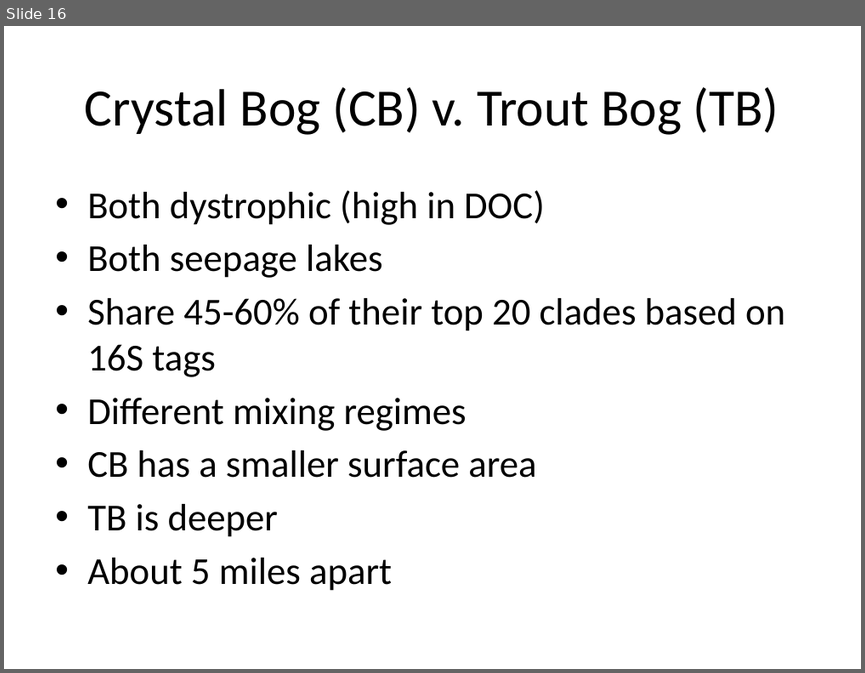
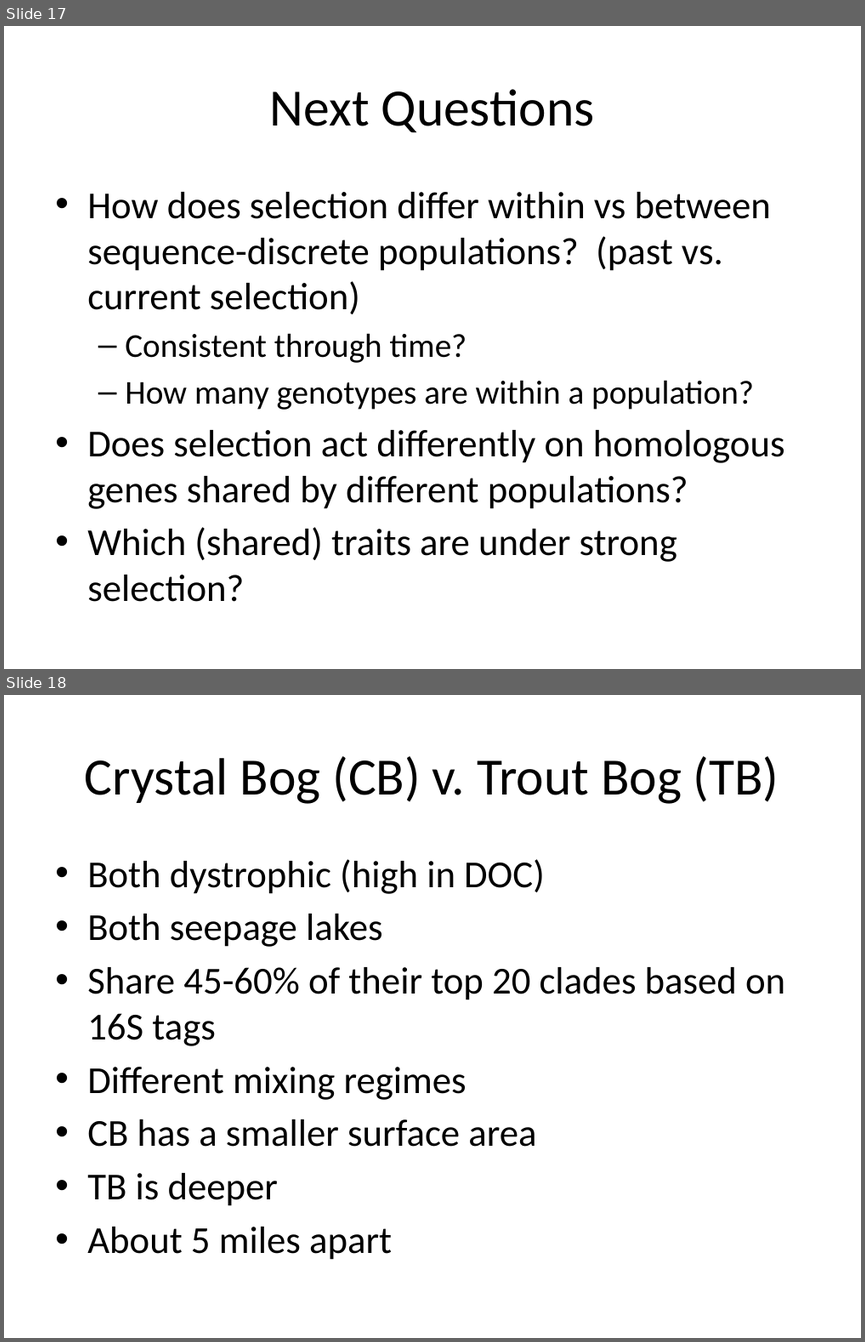
Before and after one commit to sstevens2/MDTP, a slide deck: 4YCM/Slides_4YCM.pptx. Shown one above the other, each under a label of ours: slide 16 before the commit, slides 17 and 18 after it. The pictures are 865x673 and 865x1342 pixels, drawn with LibreOffice and Linux fonts; fonts in the diff are those of the drawing. Boxes give left, top, right and bottom in pixels: in the first picture for what was removed or moved away, otherwise in the second. Text is boxed around its words. In the diff, an @@ line names an element or a change of style, - is before the commit and + after.

```diff
--- a/4YCM/Slides_4YCM.pptx
+++ b/4YCM/Slides_4YCM.pptx
@@ slide 17 added at (4, 26, 861, 669), background #FFFFFF @@
@@ title added at (270, 89, 595, 132), 44 pt, text #000000 @@
+Next Questions
@@ text added at (87, 192, 785, 601), 32 pt, text #000000 @@
+• How does selection differ within vs between sequence-discrete populations? (past vs. current selection)
+  – Consistent through time?
+  – How many genotypes are within a population?
+• Does selection act differently on homologous genes shared by different populations?
+• Which (shared) traits are under strong selection?
@@ what was slide 16 is now slide 18 @@
```
Also in this commit, not shown: 1 slide changed, 1 other slide added.
